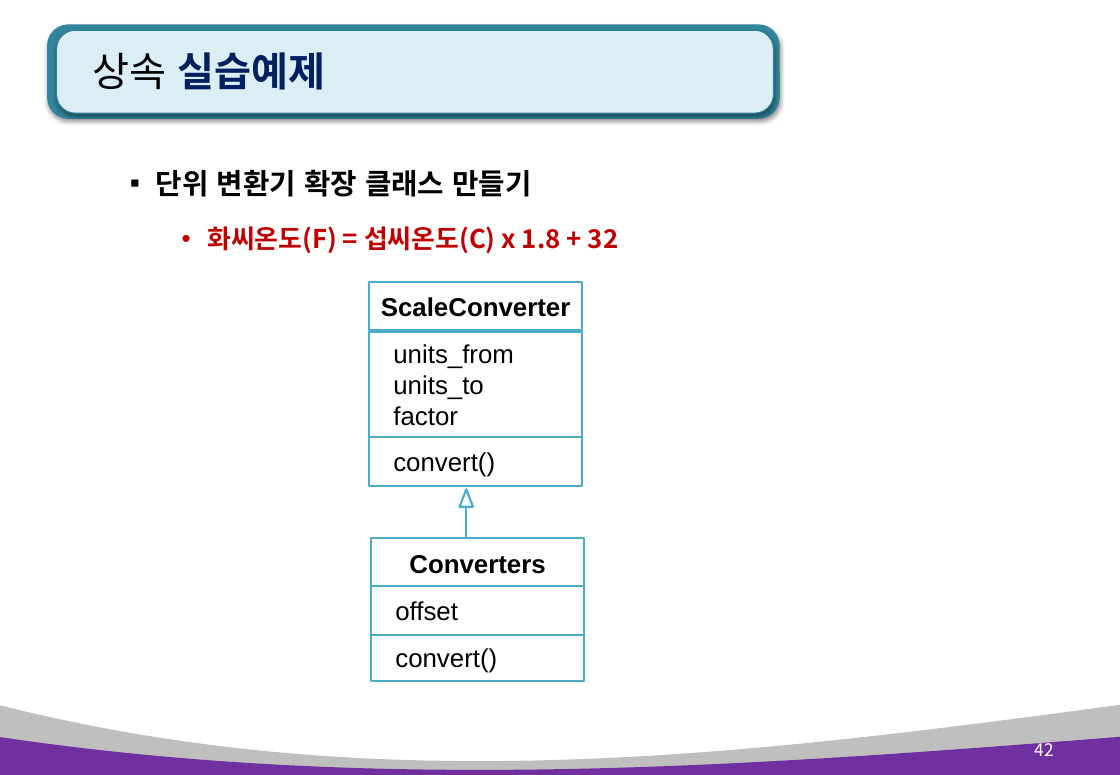
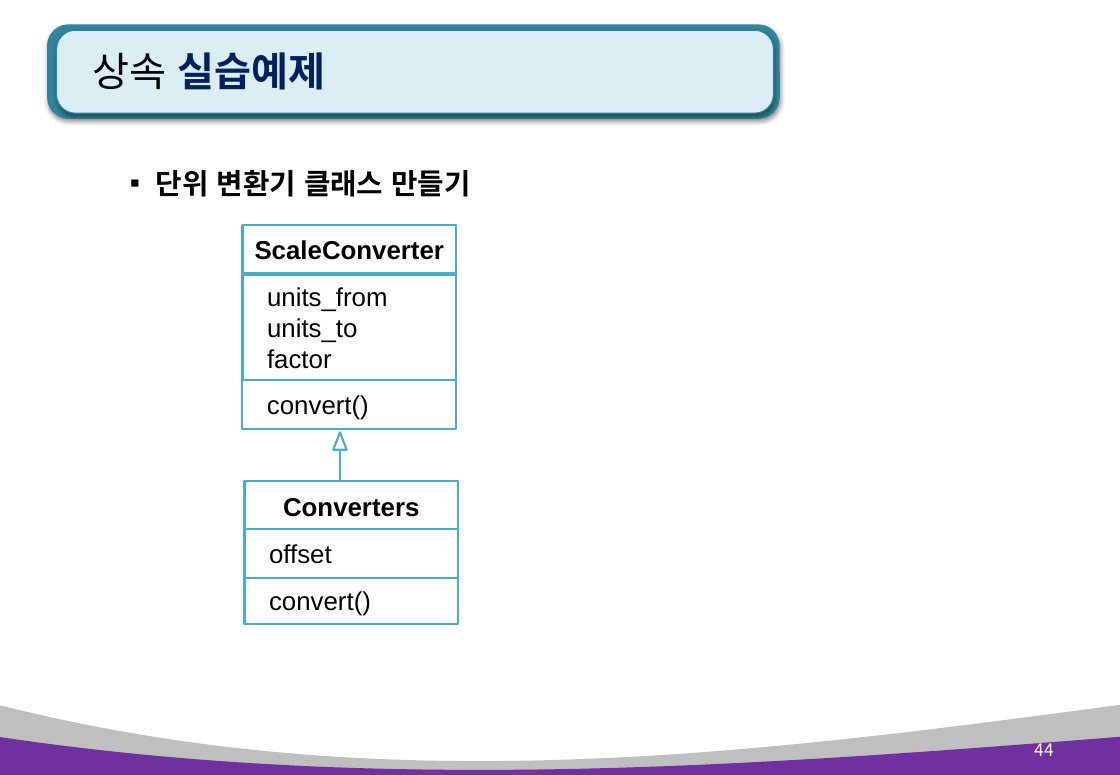
Before and after one commit to kiyongee2/green_project_web, a slide deck: slide 44 of python_ppt/Python 7장. 클래스와 상속 .pptx (slide 42 before the commit). Drawn at 1120x775 pixels with LibreOffice and Linux fonts; fonts in the diff are those of the drawing. Boxes give left, top, right and bottom in pixels: in the first picture for what was removed or moved away, otherwise in the second. Text is boxed around its words. In the diff, an @@ line names an element or a change of style, - is before the commit and + after.

```diff
--- a/python_ppt/Python 7장. 클래스와 상속 .pptx
+++ b/python_ppt/Python 7장. 클래스와 상속 .pptx
@@ text at bbox=[156, 169, 470, 197]: text changed; size 18 to 20 pt; text colour #C00000 to #000000 @@
-▪ 단위 변환기 확장 클래스 만들기
-  • 화씨온도(F) = 섭씨온도(C) x 1.8 + 32
+▪ 단위 변환기 클래스 만들기
@@ triangle: place and size @@
-triangle at bbox=[460, 490, 474, 508]
+triangle at bbox=[333, 432, 346, 450]
@@ 6 rectangles, 1 line: place and size @@
-6 rectangles, 1 line at bbox=[369, 282, 585, 682]
+6 rectangles, 1 line at bbox=[243, 225, 459, 625]
@@ page number at bbox=[1034, 739, 1053, 756]: text changed @@
-42
+44
```
Also in this commit, not shown: 11 other slides changed, 3 slides added, 3 other files.
